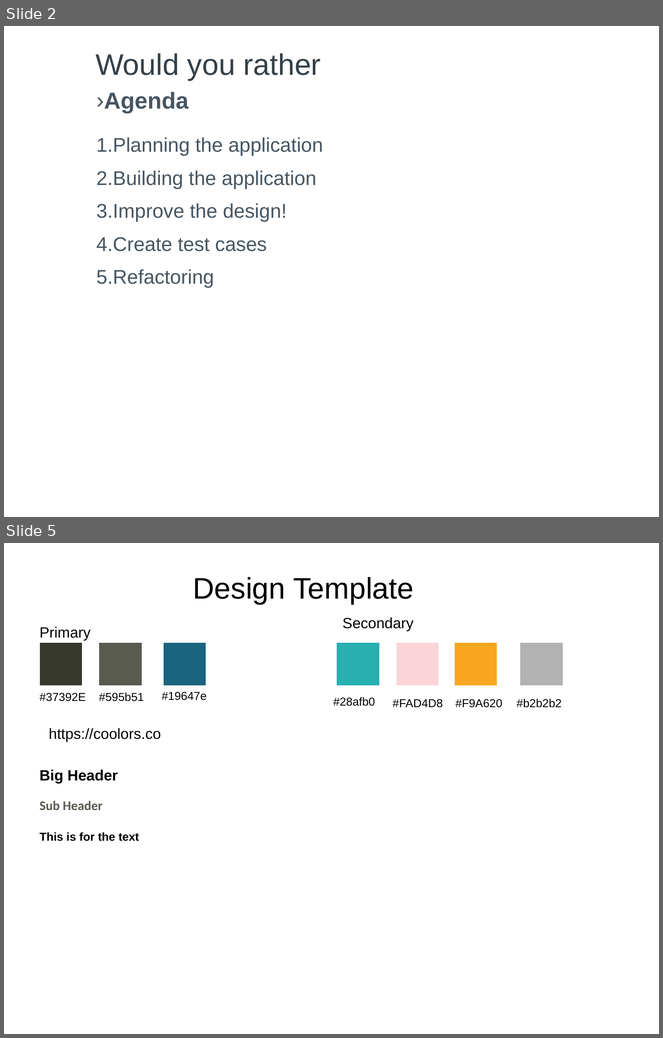
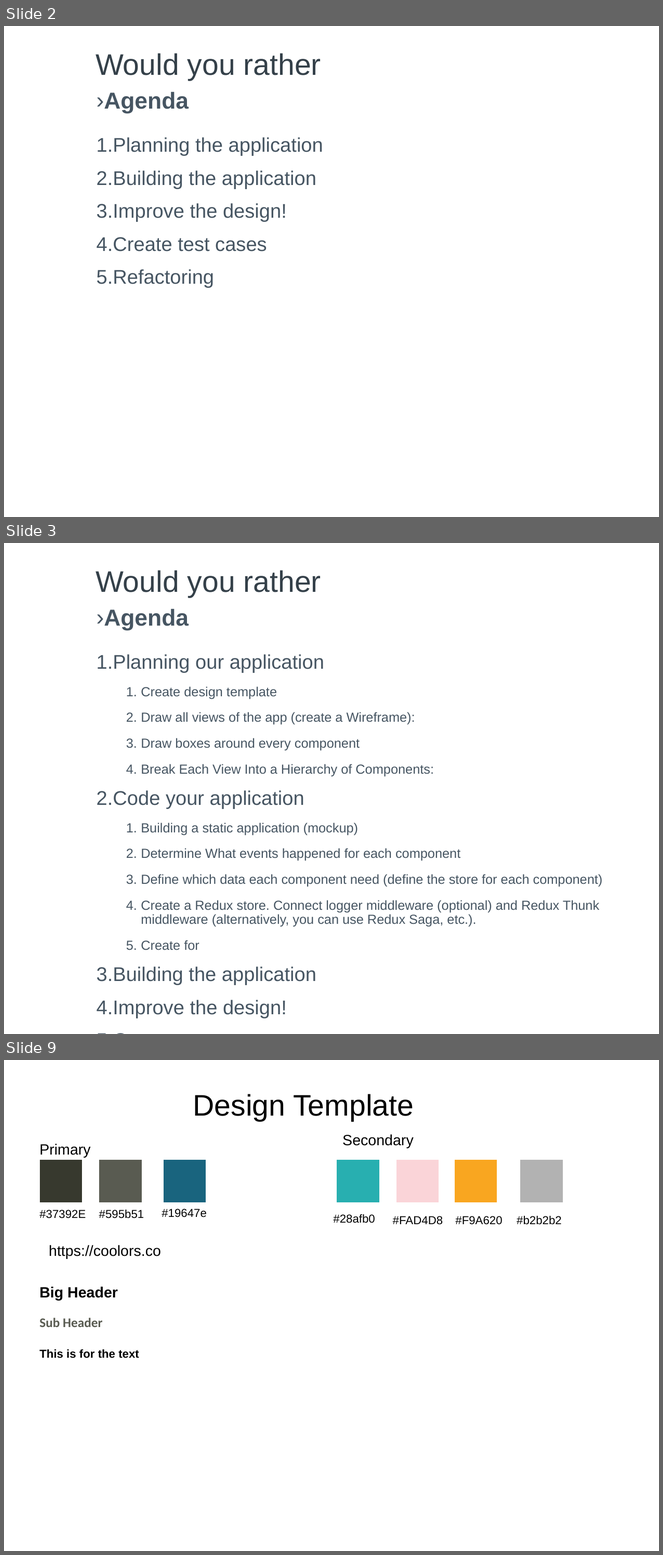
Before and after one commit to gwillig/-would-you-rather, a slide deck: design_architecture_v02.pptx. Shown one above the other, each under a label of ours: slides 2 and 5 before the commit, slides 2, 3 and 9 after it; the slides between them are not shown. The pictures are 663x1038 and 663x1555 pixels, drawn with LibreOffice and Linux fonts; fonts in the diff are those of the drawing. Boxes give left, top, right and bottom in pixels: in the first picture for what was removed or moved away, otherwise in the second. Text is boxed around its words. In the diff, an @@ line names an element or a change of style, - is before the commit and + after.

```diff
--- a/design_architecture_v02.pptx
+++ b/design_architecture_v02.pptx
@@ slide 3 added at [4, 543, 659, 1034], background #FFFFFF @@
@@ title added at [96, 570, 321, 598], 36 pt, text #344049 @@
+Would you rather
@@ text added at [104, 609, 189, 631], 28 pt, text #465562, bold @@
+› Agenda
@@ text added at [97, 654, 603, 986], 16 pt, text #465562 @@
+1. Planning our application
+  1. Create design template
+  2. Draw all views of the app (create a Wireframe):
+  3. Draw boxes around every component
+  4. Break Each View Into a Hierarchy of Components:
+2. Code your application
+  1. Building a static application (mockup)
+  2. Determine What events happened for each component
+  3. Define which data each component need (define the store for each component)
+  4. Create a Redux store. Connect logger middleware (optional) and Redux Thunk middleware (alternatively, you can use Redux Saga, etc.).
+  5. Create for
+3. Building the application
+4. Improve the design!
+5. Create test cases
+6. Refactoring
@@ what was slide 5 is now slide 9 @@
```
Also in this commit, not shown: 4 other slides added, 1 slide removed, 13 other files.
